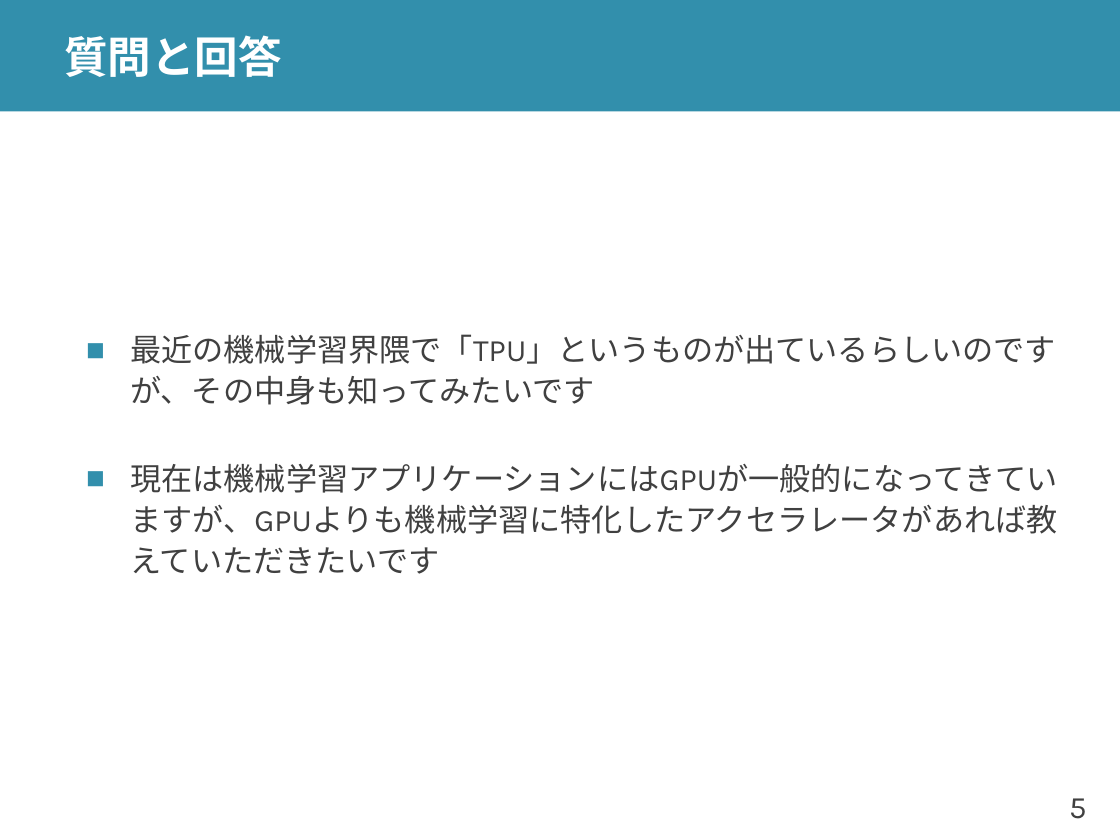
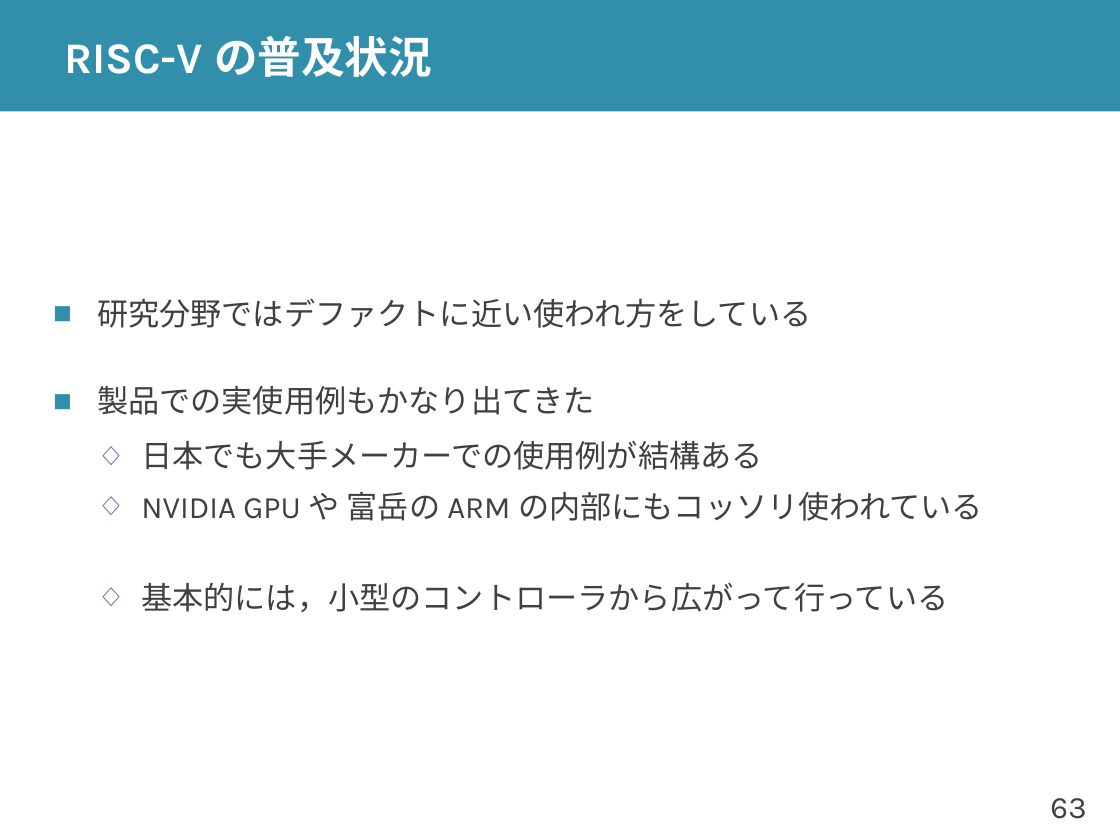
Before and after one commit to shioyadan/advanced-computer-organization, a slide deck: slide 63 of aco-shioya-01.pptx (slide 5 before the commit). Drawn at 1120x840 pixels with LibreOffice and Linux fonts; fonts in the diff are those of the drawing. Boxes give left, top, right and bottom in pixels: in the first picture for what was removed or moved away, otherwise in the second. Text is boxed around its words. In the diff, an @@ line names an element or a change of style, - is before the commit and + after.

```diff
--- a/aco-shioya-01.pptx
+++ b/aco-shioya-01.pptx
@@ title at (x1=64, y1=36, x2=432, y2=77): text changed @@
-質問と回答
+RISC-V の普及状況
@@ text at (x1=97, y1=298, x2=983, y2=612): text changed @@
-■ 最近の機械学習界隈で「TPU」というものが出ているらしいのですが、その中身も知ってみたいです
-■ 現在は機械学習アプリケーションにはGPUが一般的になってきていますが、GPUよりも機械学習に特化したアクセラレータがあれば教えていただきたいです
+■ 研究分野ではデファクトに近い使われ方をしている
+■ 製品での実使用例もかなり出てきた
+  ◇ 日本でも大手メーカーでの使用例が結構ある
+  ◇ NVIDIA GPU や 富岳の ARM の内部にもコッソリ使われている
+  ◇ 基本的には，小型のコントローラから広がって行っている
@@ page number at (x1=1050, y1=798, x2=1086, y2=819): text changed @@
-5
+63
```
Also in this commit, not shown: 7 other slides changed, 4 slides added, 10 slides removed.
